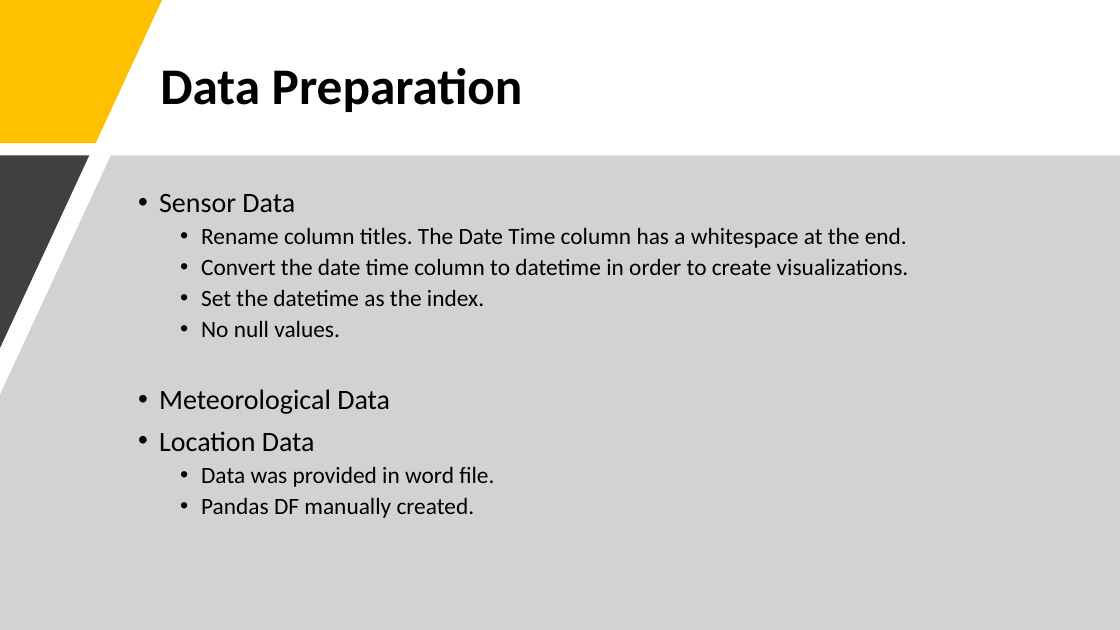
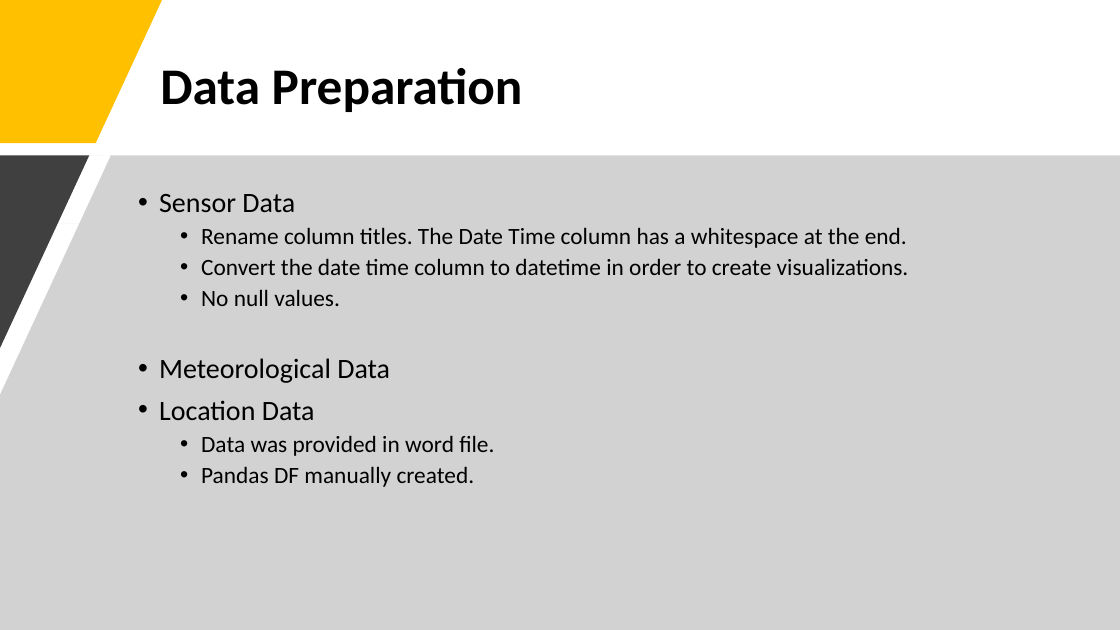
Before and after one commit to j-tice/capstone_final, a slide deck: slide 5 of Capstone Final Project Presentation.pptx. Drawn at 1120x630 pixels with LibreOffice and Linux fonts; fonts in the diff are those of the drawing. Boxes give left, top, right and bottom in pixels: in the first picture for what was removed or moved away, otherwise in the second. Text is boxed around its words. In the diff, an @@ line names an element or a change of style, - is before the commit and + after.

```diff
--- a/Capstone Final Project Presentation.pptx
+++ b/Capstone Final Project Presentation.pptx
@@ text at [201, 289, 484, 306]: paragraph removed @@
-  • Set the datetime as the index.
```
Also in this commit, not shown: 3 other slides changed, 1 slide added, 1 slide removed, 1 other file.
